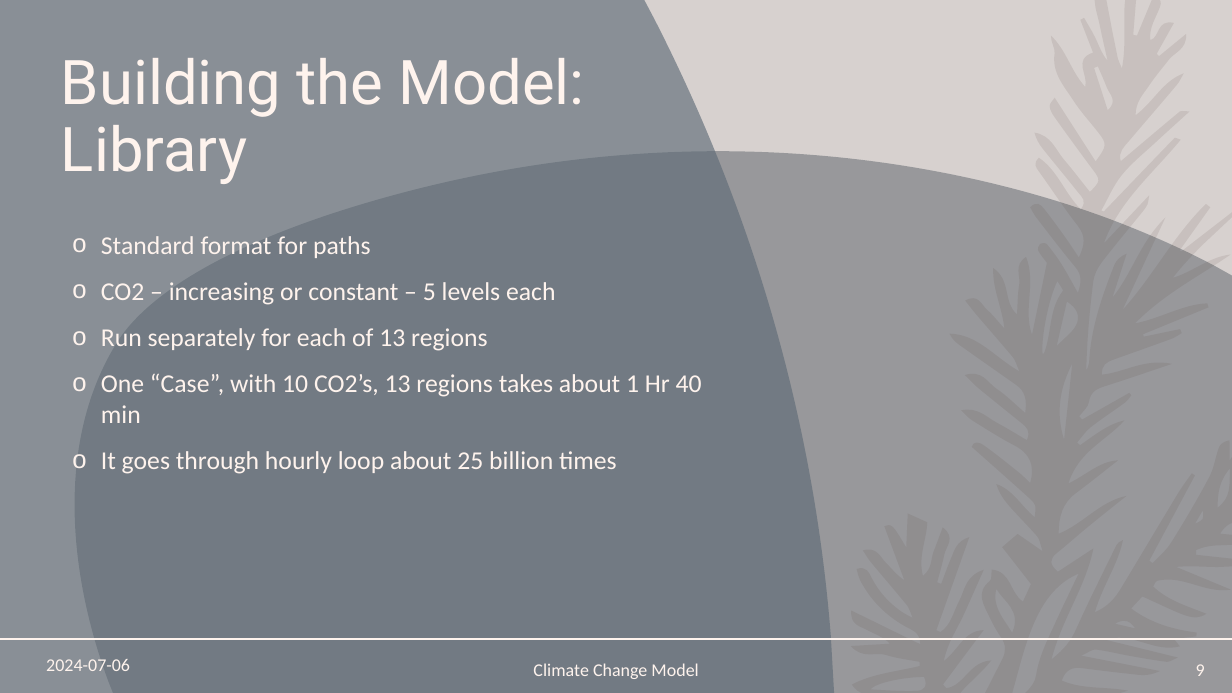
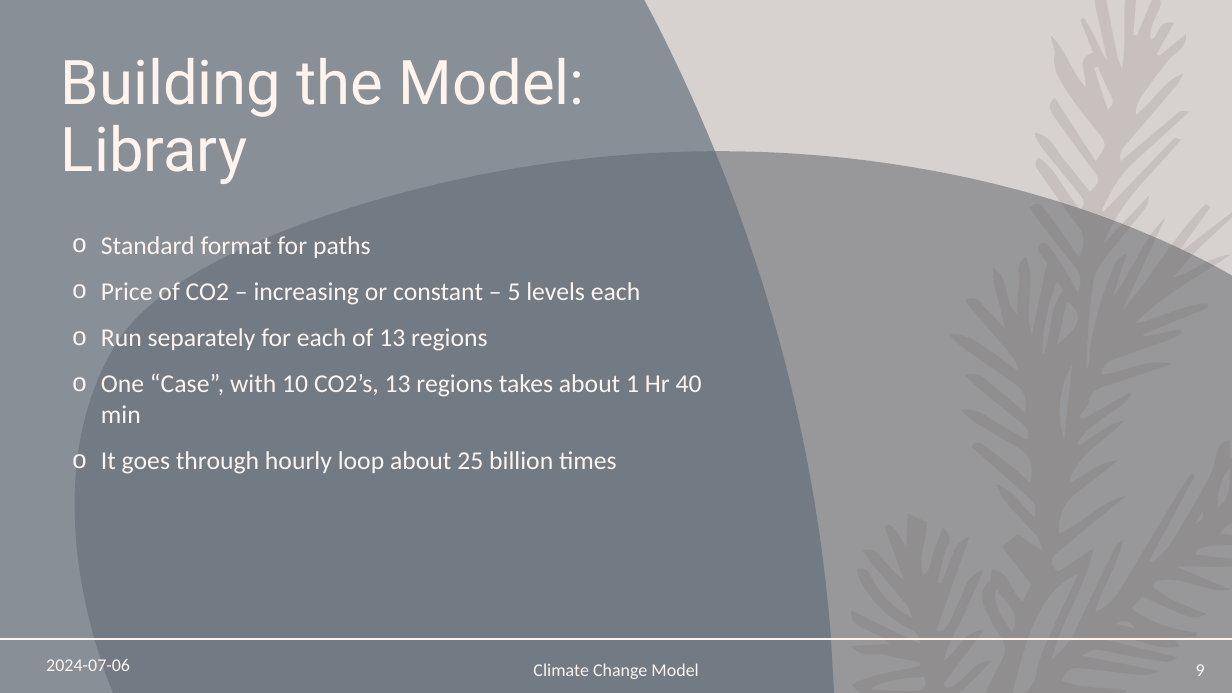
Before and after one commit to renaldinE/Optimize, a slide deck: slide 9 of Docs/Climate Change Model.pptx. Drawn at 1232x693 pixels with LibreOffice and Linux fonts; fonts in the diff are those of the drawing. Boxes give left, top, right and bottom in pixels: in the first picture for what was removed or moved away, otherwise in the second. Text is boxed around its words. In the diff, an @@ line names an element or a change of style, - is before the commit and + after.

```diff
--- a/Docs/Climate Change Model.pptx
+++ b/Docs/Climate Change Model.pptx
@@ text at (101,282,640,305): text changed @@
-o CO2 – increasing or constant – 5 levels each
+o Price of CO2 – increasing or constant – 5 levels each
```
Also in this commit, not shown: 2 other slides changed, 2 other files.
